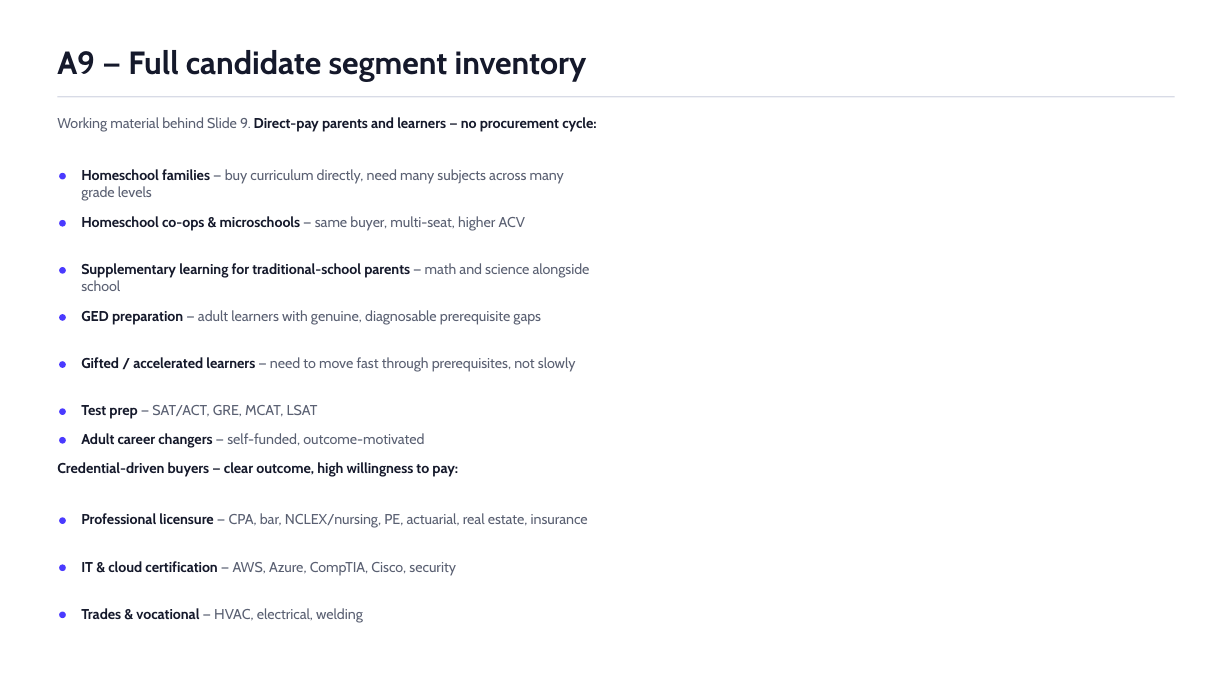
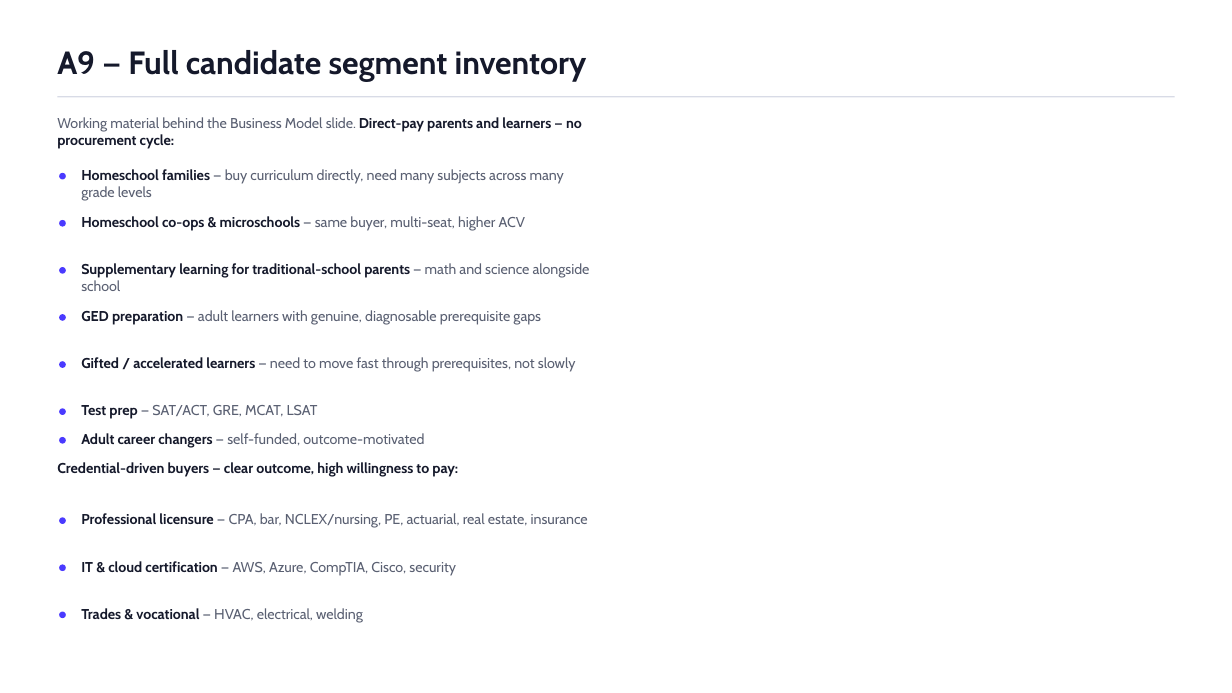
Before and after one commit to ChuckIrvine/qlaudia, a slide deck: slide 28 of pitch_deck/qlaudia_pitch_deck.pptx. Drawn at 1232x693 pixels with LibreOffice and Linux fonts; fonts in the diff are those of the drawing. Boxes give left, top, right and bottom in pixels: in the first picture for what was removed or moved away, otherwise in the second. Text is boxed around its words. In the diff, an @@ line names an element or a change of style, - is before the commit and + after.

```diff
--- a/pitch_deck/qlaudia_pitch_deck.pptx
+++ b/pitch_deck/qlaudia_pitch_deck.pptx
@@ text at [57,117,582,149]: text changed @@
-Working material behind Slide 9. Direct-pay parents and learners — no procurement cycle:
+Working material behind the Business Model slide. Direct-pay parents and learners — no procurement cycle:
```
Also in this commit, not shown: 16 other slides changed, 6 slides added, 3 slides removed, 3 other files.
